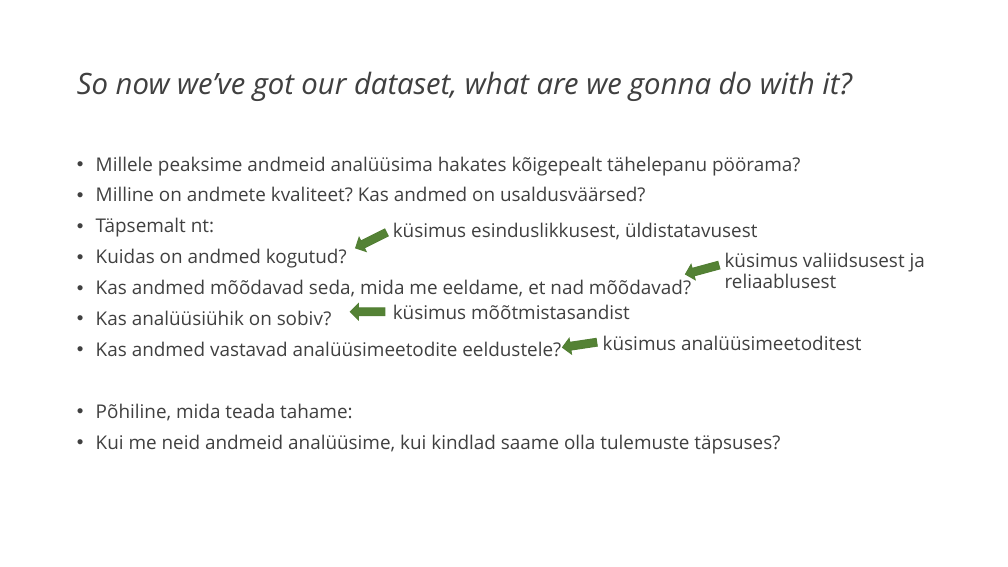
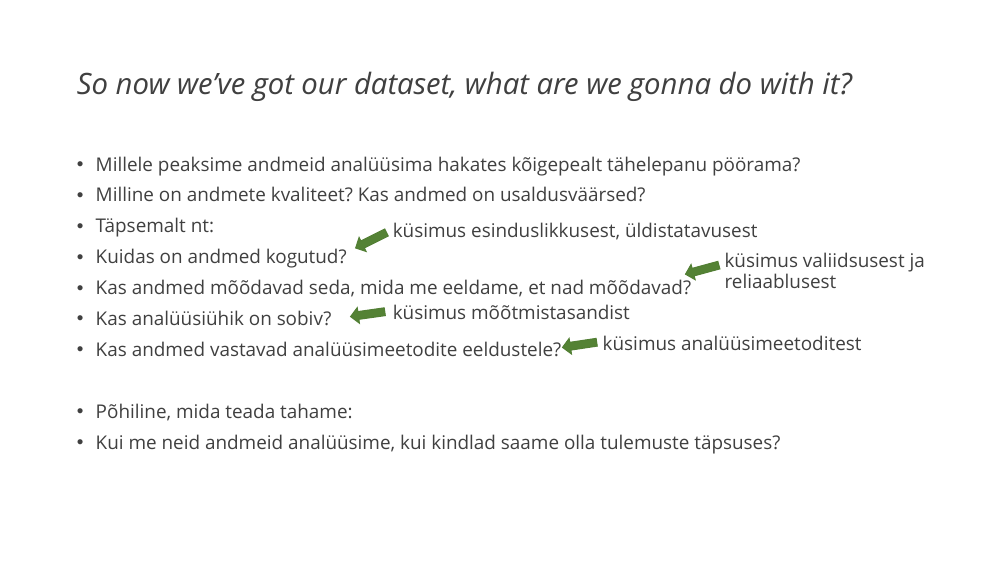
Before and after one commit to indrekso/kl2022_ndl1_andmekvaliteet, a slide deck: slide 2 of slides/KvL sess 01 kvant läh andmep.pptx. Drawn at 1008x567 pixels with LibreOffice and Linux fonts; fonts in the diff are those of the drawing. Boxes give left, top, right and bottom in pixels: in the first picture for what was removed or moved away, otherwise in the second. Text is boxed around its words. In the diff, an @@ line names an element or a change of style, - is before the commit and + after.

```diff
--- a/slides/KvL sess 01 kvant läh andmep.pptx
+++ b/slides/KvL sess 01 kvant läh andmep.pptx
@@ right arrow at (350,304,387,325): rotation 180 to 171 degrees @@
```
Also in this commit, not shown: 3 other slides changed, 2 other files.
